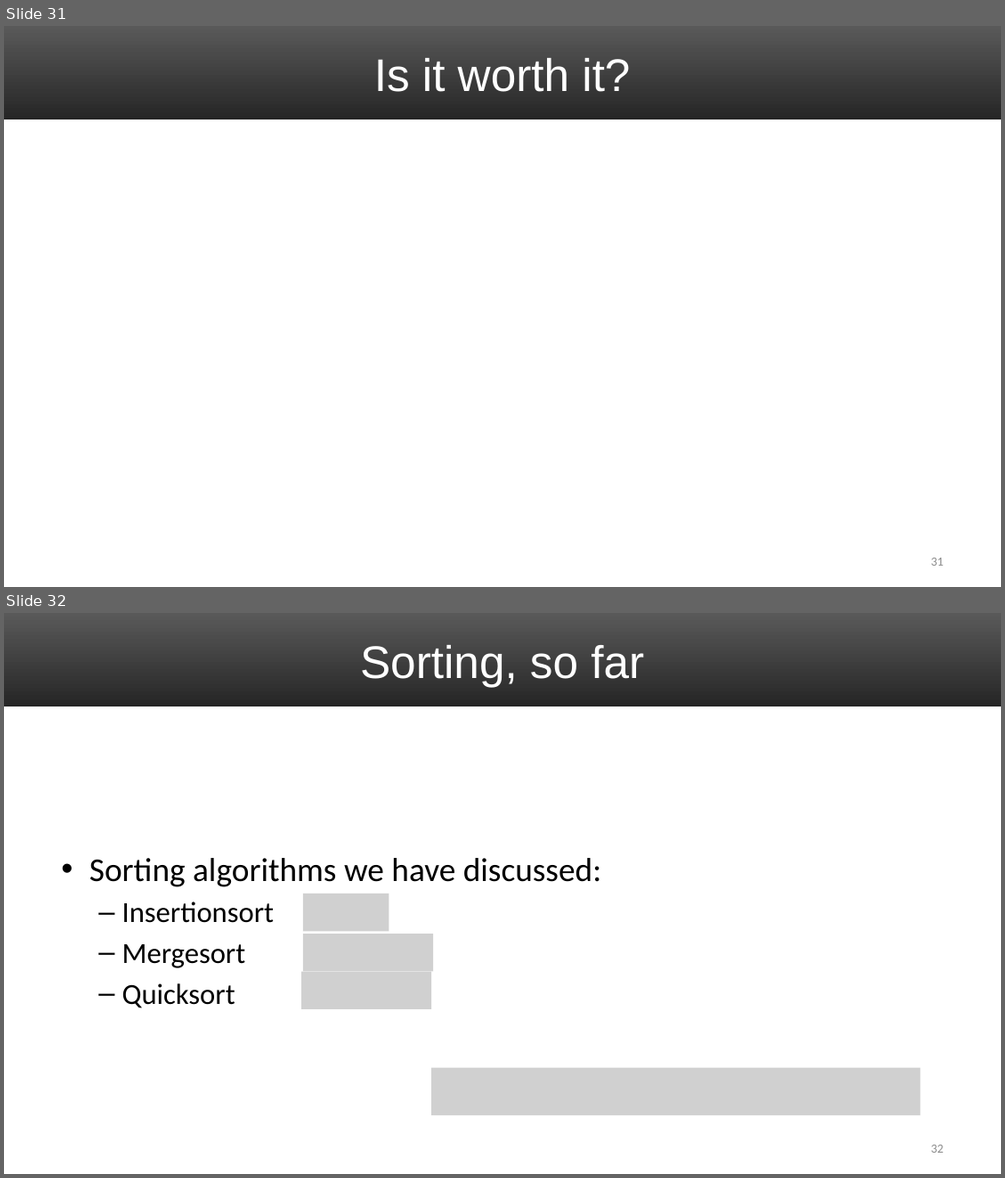
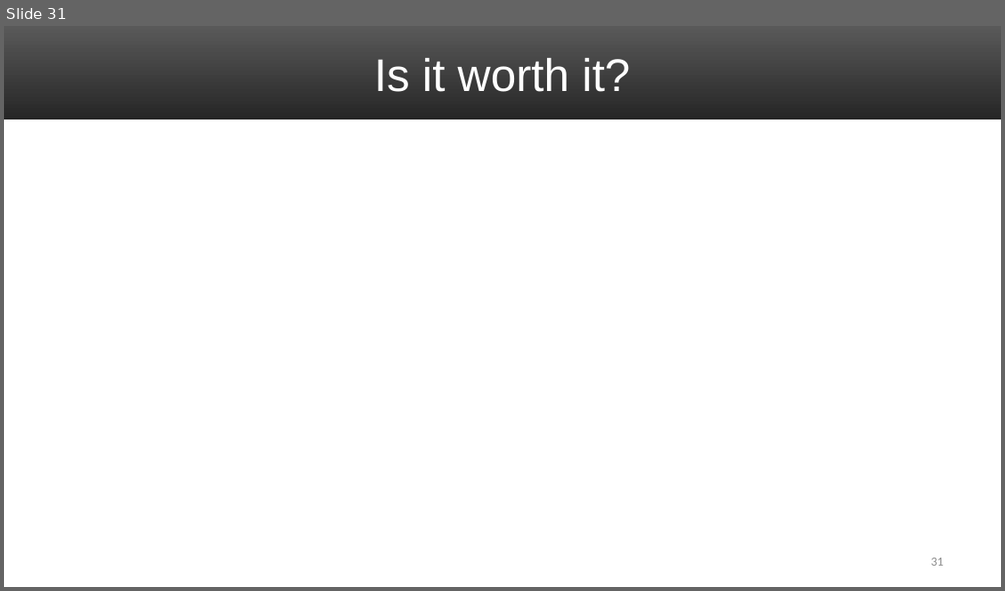
Before and after one commit to markfloryan/dsa2, a slide deck: slides/03-Quickselect.pptx. Shown one above the other, each under a label of ours: slides 31 and 32 before the commit, slide 31 after it. The pictures are 1005x1178 and 1005x591 pixels, drawn with LibreOffice and Linux fonts; fonts in the diff are those of the drawing; grey boxes stand for pictures. Boxes give left, top, right and bottom in pixels: in the first picture for what was removed or moved away, otherwise in the second. Text is boxed around its words. In the diff, an @@ line names an element or a change of style, - is before the commit and + after.

```diff
--- a/slides/03-Quickselect.pptx
+++ b/slides/03-Quickselect.pptx
@@ slide 32 removed at (4,613,1001,1174), background #FFFFFF; not listed: 1 template element that a slide beside it also shows @@
@@ title removed at (360,645,644,687) @@
-Sorting, so far
@@ text removed at (89,858,601,1008) @@
-• Sorting algorithms we have discussed:
-  – Insertionsort
-  – Mergesort
-  – Quicksort
@@ picture removed at (303,893,389,931) @@
@@ picture removed at (303,933,433,971) @@
@@ picture removed at (301,971,432,1008) @@
@@ picture removed at (432,1068,921,1116) @@
@@ page number removed at (930,1144,943,1152) @@
-32
```
Also in this commit, not shown: 2 other files.
